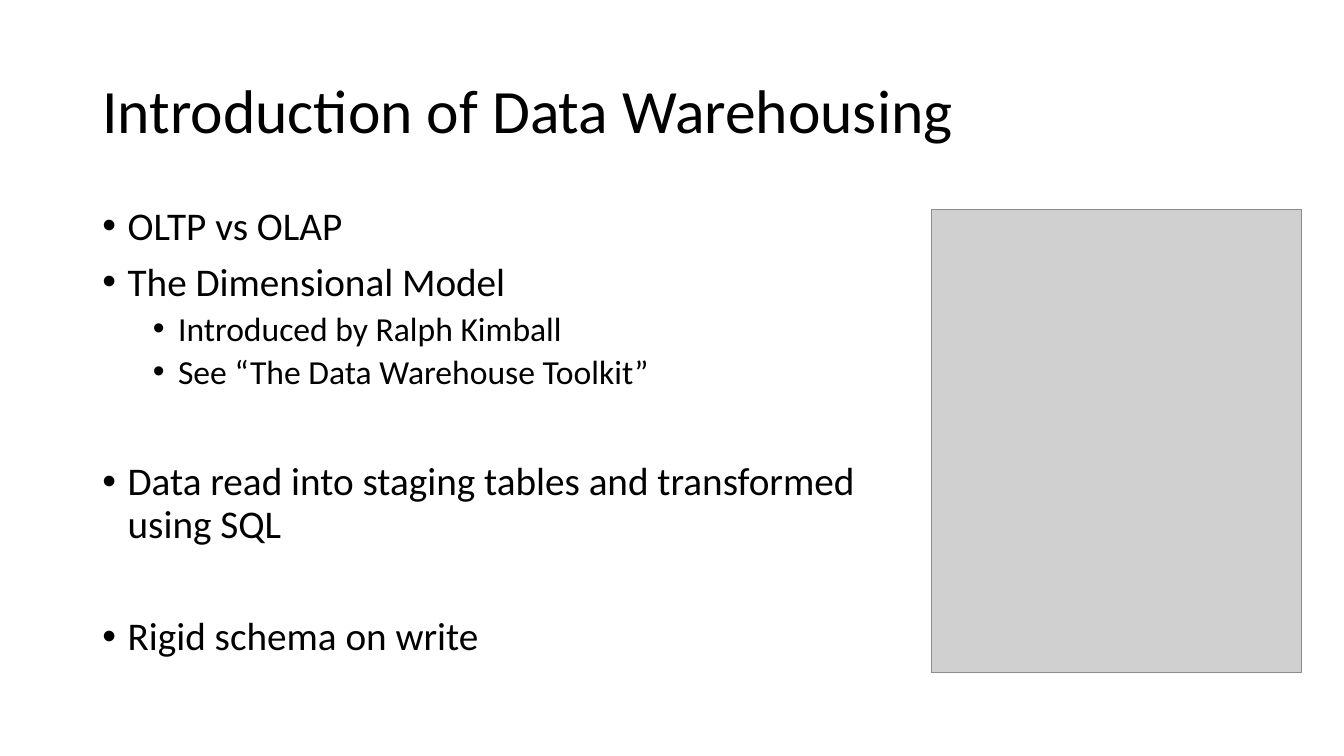
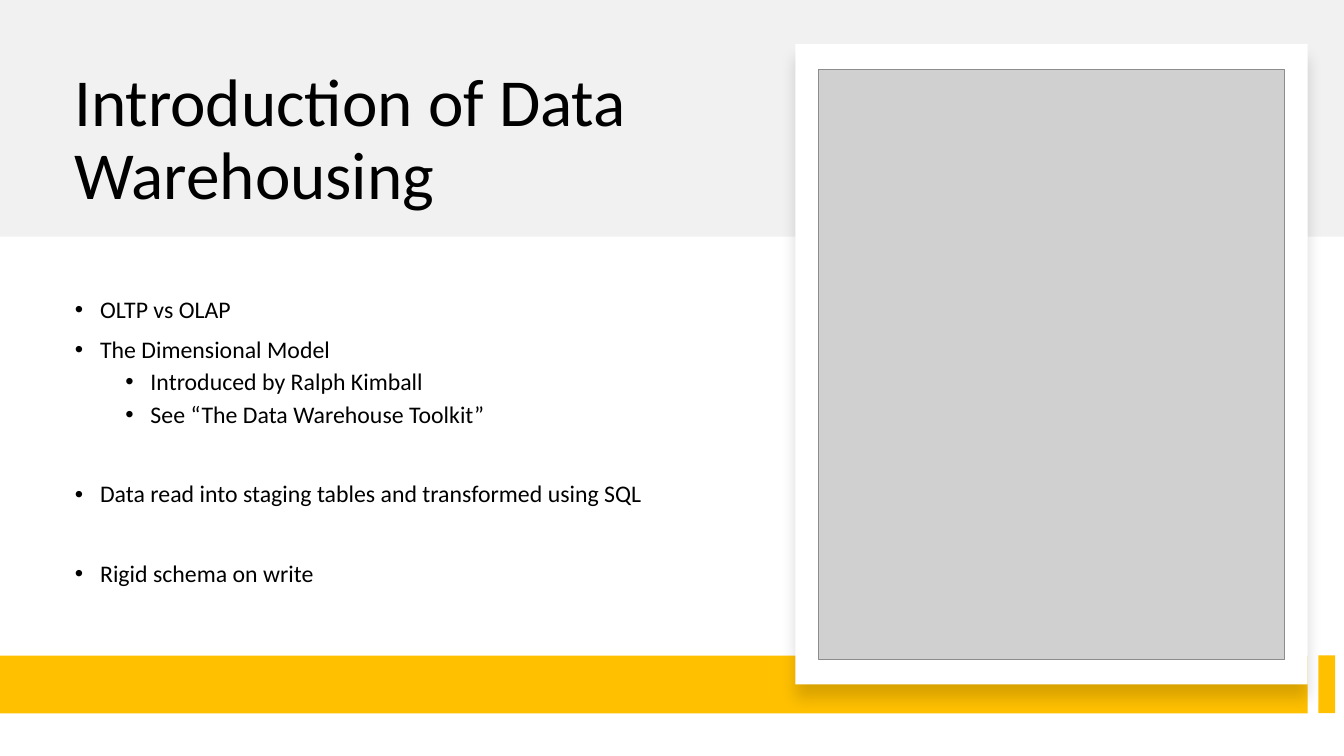
Before and after one commit to shswindell42/Presentations, a slide deck: slide 3 of Building a Data Lakehouse/Building a Data Lakehouse.pptx. Drawn at 1344x756 pixels with LibreOffice and Linux fonts; fonts in the diff are those of the drawing; grey boxes stand for pictures. Boxes give left, top, right and bottom in pixels: in the first picture for what was removed or moved away, otherwise in the second. Text is boxed around its words. In the diff, an @@ line names an element or a change of style, - is before the commit and + after.

Commit message:
Added slides, just needs style points

```diff
--- a/Building a Data Lakehouse/Building a Data Lakehouse.pptx
+++ b/Building a Data Lakehouse/Building a Data Lakehouse.pptx
@@ rectangle added at [0,0,1344,237], fill #D9D9D9 at 35% opacity @@
@@ title "Introduction of Data Warehousing": place and size @@
-title "Introduction of Data Warehousing" at [102,90,952,144]
+title "Introduction of Data Warehousing" at [74,79,626,211]
@@ title "Introduction of Data Warehousing" at [74,79,626,211]: size 44 to 48 pt; vertical alignment middle to bottom @@
@@ rectangle added at [796,44,1308,685], fill #FFFFFF @@
@@ picture: place and size @@
-picture at [932,210,1302,674]
+picture at [819,70,1286,659]
@@ text "OLTP vs OLAP": place and size @@
-text "OLTP vs OLAP" at [128,214,854,657]
+text "OLTP vs OLAP" at [100,302,641,586]
@@ text "OLTP vs OLAP" at [100,302,641,586]: size 28 to 17 pt in "OLTP vs OLAP", "The Dimensional Model", "Data read into staging tables and transformed ...", "Rigid schema on write"; size 24 to 17 pt in "Introduced by Ralph Kimball", "See “The Data Warehouse Toolkit”"; vertical alignment top to middle @@
@@ rectangle added at [0,655,1308,713], fill #FFC000 @@
@@ rectangle added at [1319,656,1336,714], fill #FFC000 @@
```
Also in this commit, not shown: 3 other slides changed, 7 slides added, 1 slide removed.
